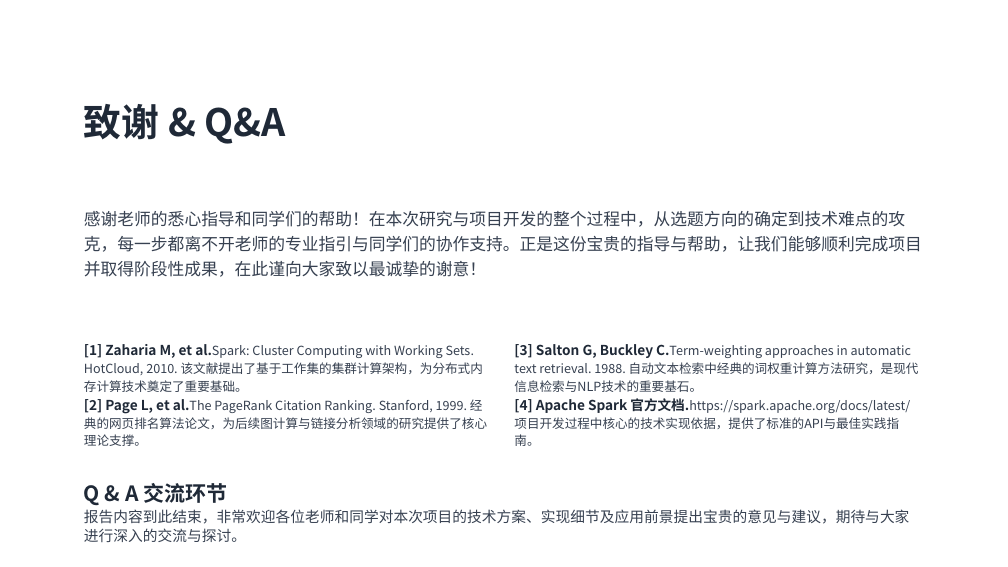
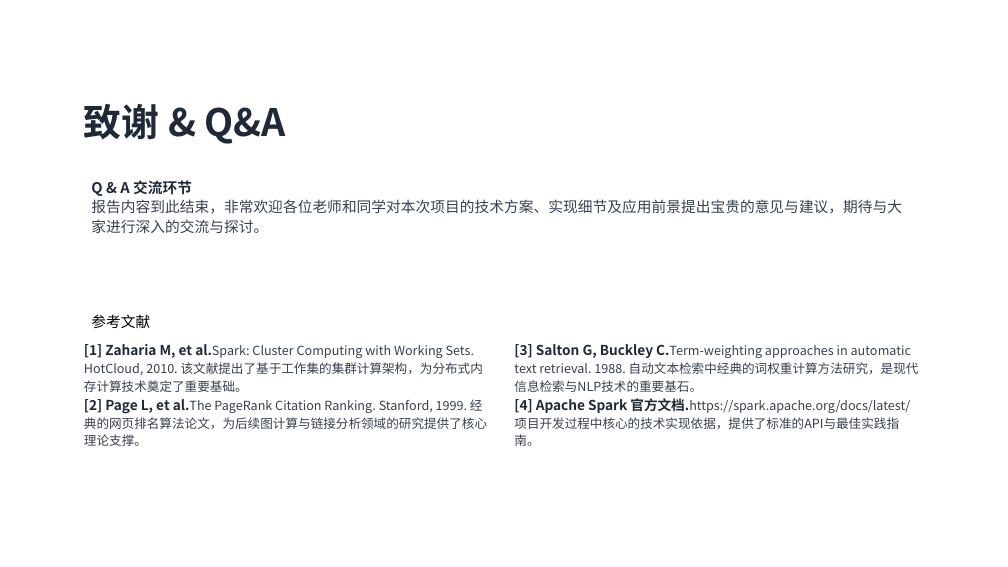
Before and after one commit to fxq45/spark-distributed-lab, a slide deck: slide 17 of docs/基于Apache Spark的分布式计算实验-内容修改.pptx. Drawn at 1008x567 pixels with LibreOffice and Linux fonts; fonts in the diff are those of the drawing. Boxes give left, top, right and bottom in pixels: in the first picture for what was removed or moved away, otherwise in the second. Text is boxed around its words. In the diff, an @@ line names an element or a change of style, - is before the commit and + after.

```diff
--- a/docs/基于Apache Spark的分布式计算实验-内容修改.pptx
+++ b/docs/基于Apache Spark的分布式计算实验-内容修改.pptx
@@ text "Q & A 交流环节": place and size @@
-text "Q & A 交流环节" at <box>84,483,909,542</box>
+text "Q & A 交流环节" at <box>91,180,902,233</box>
@@ text "Q & A 交流环节" at <box>91,180,902,233</box>: vertical alignment middle to top @@
@@ text at <box>91,180,192,196</box>: size 20 to 14 pt in "Q & A 交流环节" @@
@@ text removed at <box>84,211,922,277</box> @@
-感谢老师的悉心指导和同学们的帮助！在本次研究与项目开发的整个过程中，从选题方向的确定到技术难点的攻克，每一步都离不开老师的专业指引与同学们的协作支持。正是这份宝贵的指导与帮助，让我们能够顺利完成项目并取得阶段性成果，在此谨向大家致以最诚挚的谢意！
@@ text added at <box>91,314,150,328</box>, 14 pt, text #000000 @@
+参考文献
```
Also in this commit, not shown: 11 other slides changed, 1 slide added, 1 slide removed, 8 other files.
